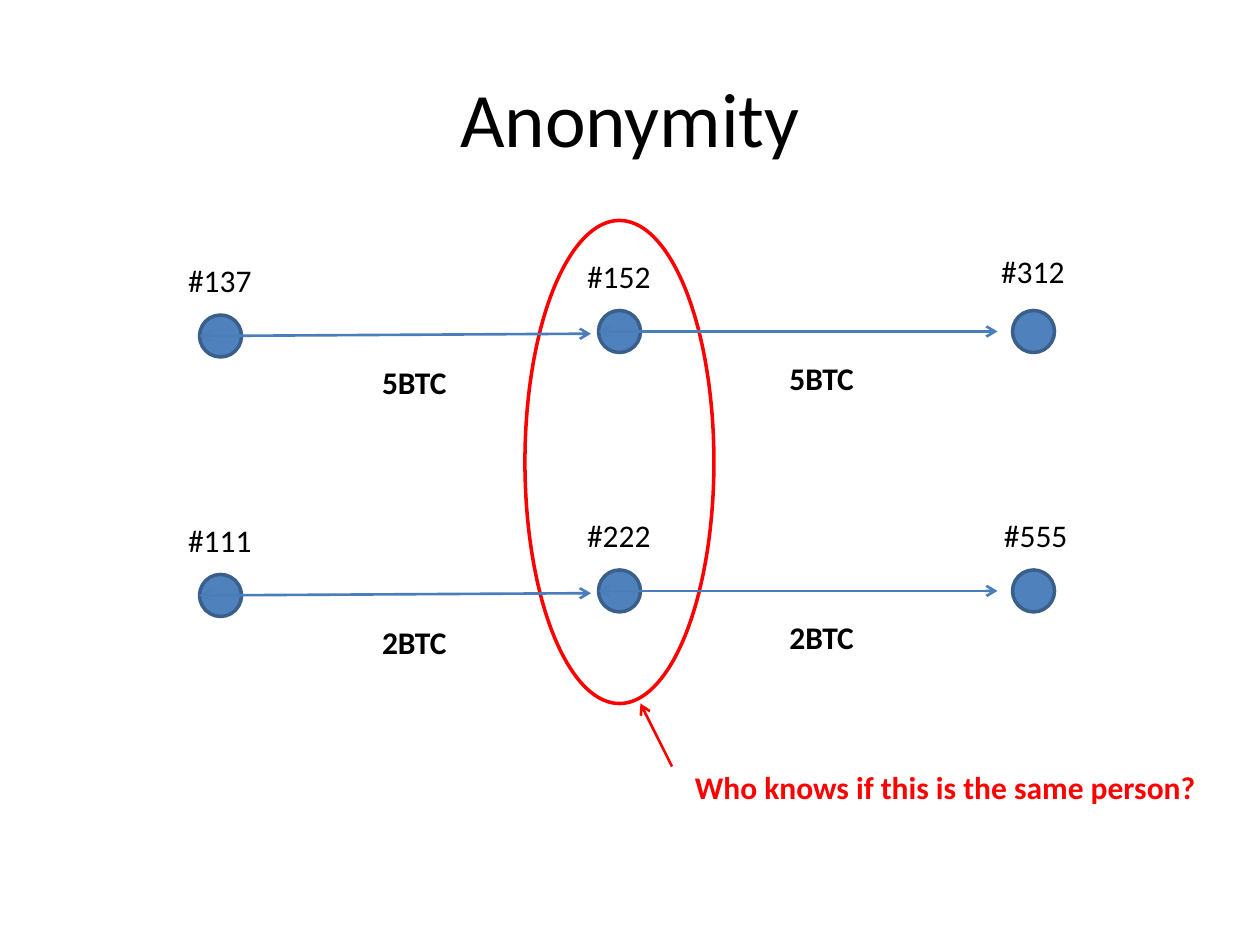
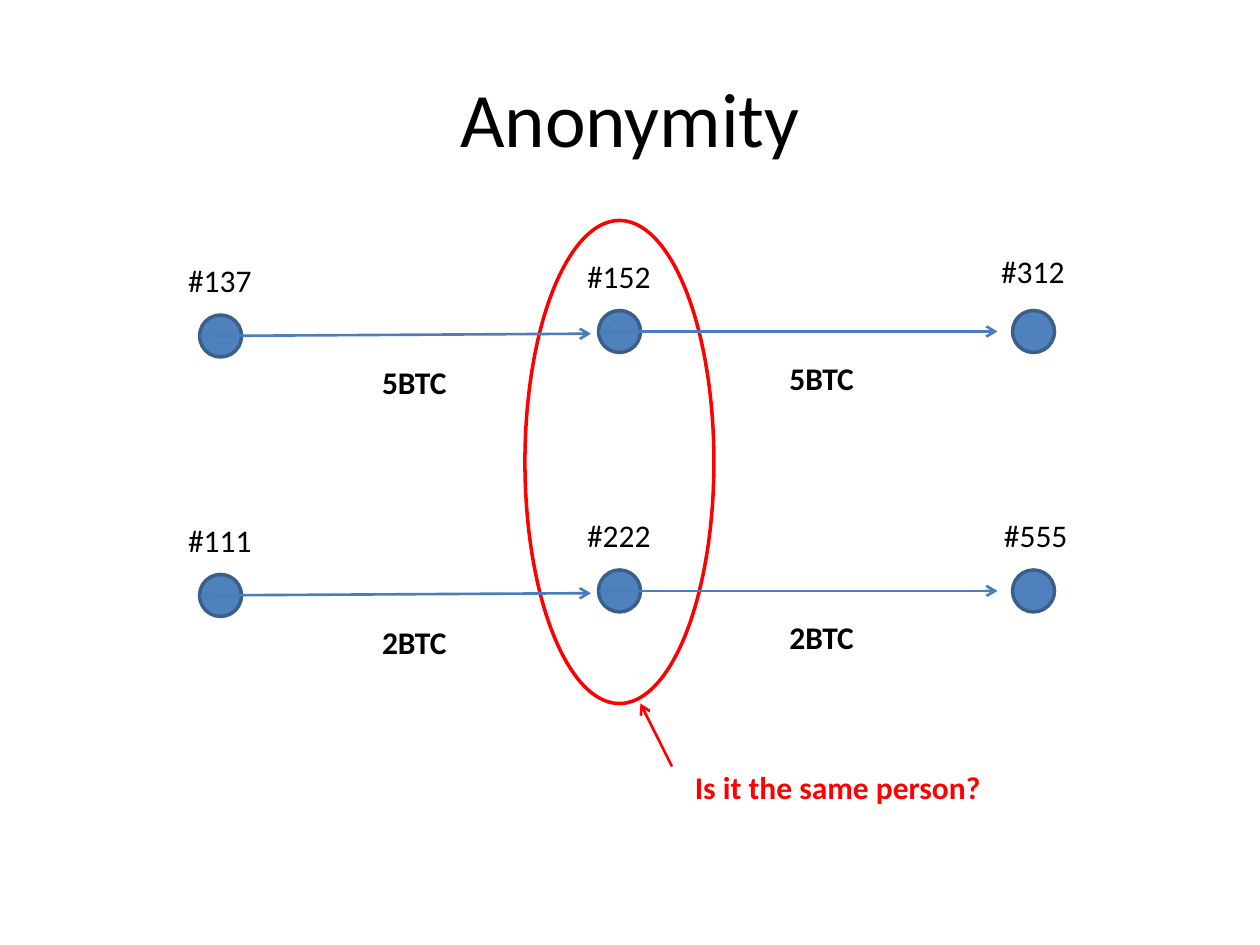
Before and after one commit to dionyziz/ntua-crypto, a slide deck: slide 22 of bitcoin-en.pptx. Drawn at 1260x945 pixels with LibreOffice and Linux fonts; fonts in the diff are those of the drawing. Boxes give left, top, right and bottom in pixels: in the first picture for what was removed or moved away, otherwise in the second. Text is boxed around its words. In the diff, an @@ line names an element or a change of style, - is before the commit and + after.

```diff
--- a/bitcoin-en.pptx
+++ b/bitcoin-en.pptx
@@ text at (695, 777, 980, 804): text changed @@
-Who knows if this is the same person?
+Is it the same person?
```
Also in this commit, not shown: 15 other slides changed, 1 other file.
